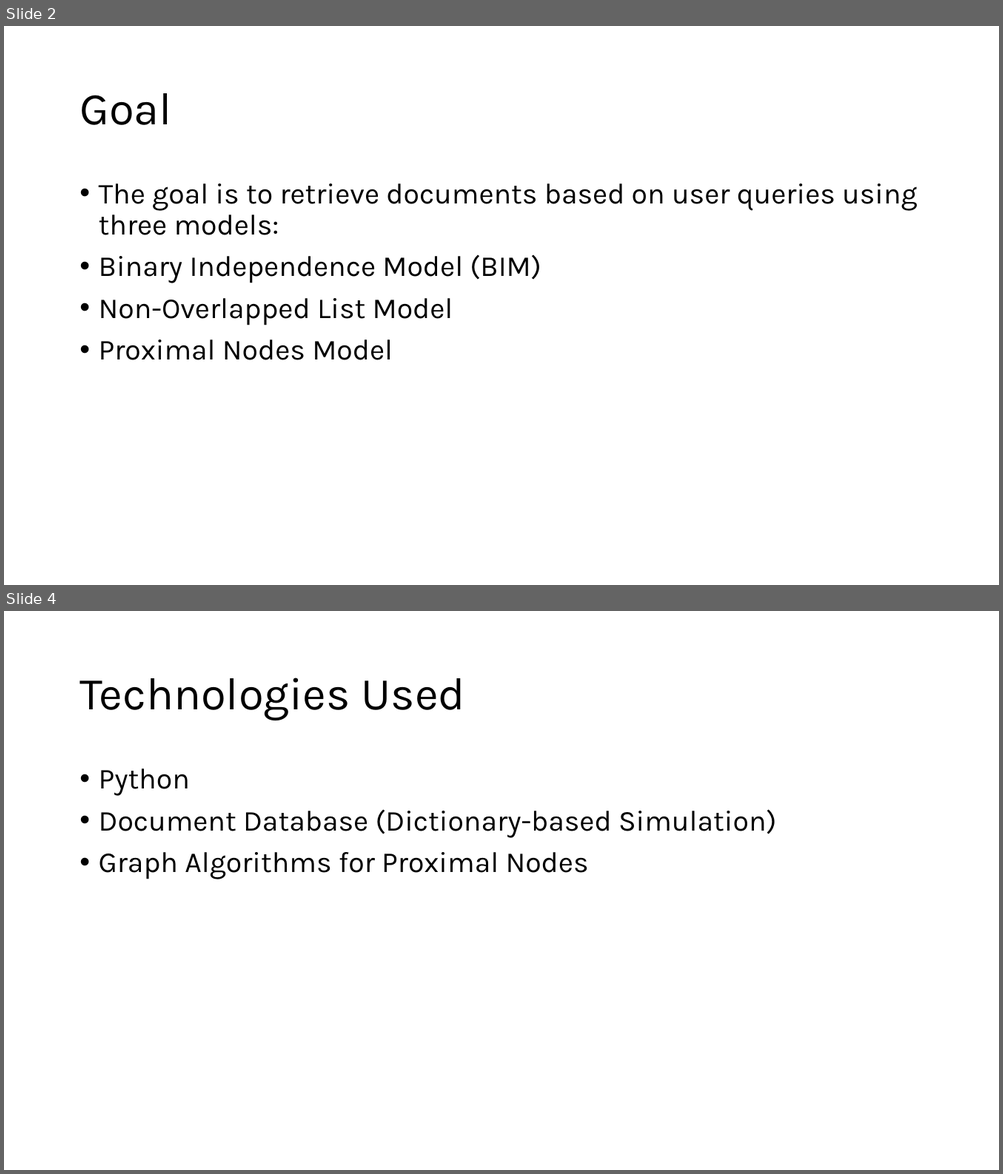
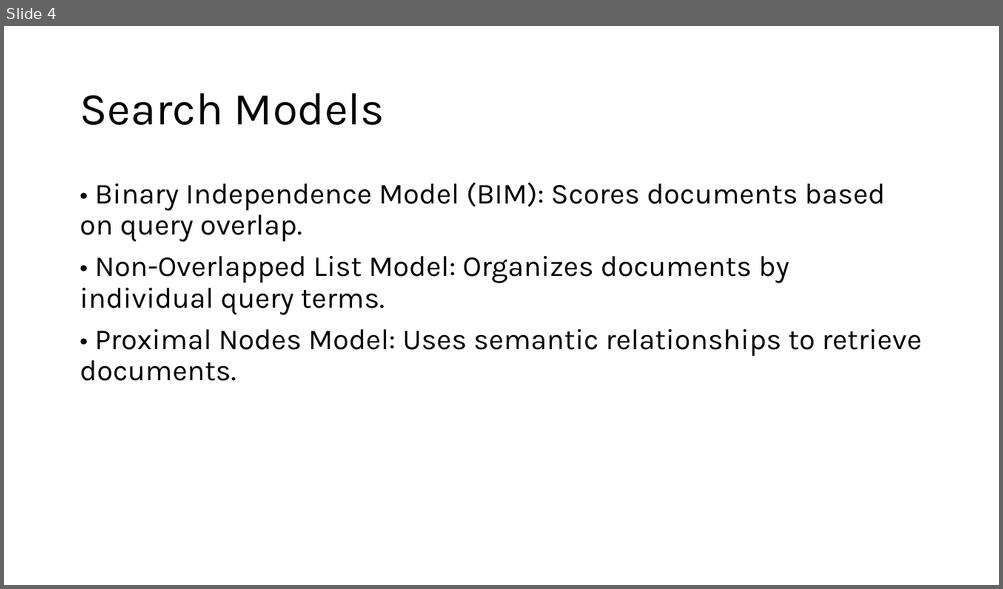
Before and after one commit to AbdulMateenzwl/Information-Retrieval, a slide deck: Assignment 3/Report.pptx. Shown one above the other, each under a label of ours: slides 2 and 4 before the commit, slide 4 after it; the slides between them are not shown. The pictures are 1003x1174 and 1003x589 pixels, drawn with LibreOffice and Linux fonts; fonts in the diff are those of the drawing. Boxes give left, top, right and bottom in pixels: in the first picture for what was removed or moved away, otherwise in the second. Text is boxed around its words. In the diff, an @@ line names an element or a change of style, - is before the commit and + after.

```diff
--- a/Assignment 3/Report.pptx
+++ b/Assignment 3/Report.pptx
@@ slide 4 removed at (x1=4, y1=611, x2=999, y2=1170), background #FFFFFF @@
@@ title removed at (x1=79, y1=678, x2=465, y2=721) @@
-Technologies Used
@@ text removed at (x1=99, y1=769, x2=777, y2=880) @@
-• Python
-• Document Database (Dictionary-based Simulation)
-• Graph Algorithms for Proximal Nodes
@@ what was slide 2 is now slide 4 @@
@@ slide 4 changed as well @@
@@ title at (x1=79, y1=93, x2=384, y2=125): text changed @@
-Goal
+Search Models
@@ text at (x1=79, y1=182, x2=922, y2=381): text changed @@
-• The goal is to retrieve documents based on user queries using three models:
-• Binary Independence Model (BIM)
-• Non-Overlapped List Model
-• Proximal Nodes Model
+• Binary Independence Model (BIM): Scores documents based on query overlap.
+• Non-Overlapped List Model: Organizes documents by individual query terms.
+• Proximal Nodes Model: Uses semantic relationships to retrieve documents.
```
Also in this commit, not shown: 10 other slides changed, 2 slides added, 3 other slides removed, 33 other files.
